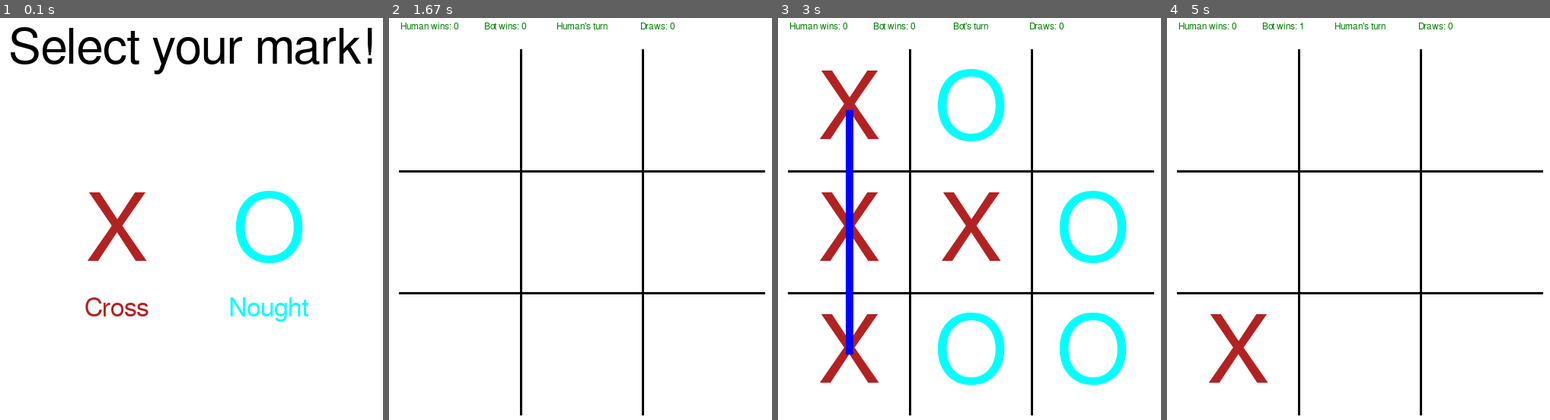
Above: before the commit, frames 1-4 (left to right).
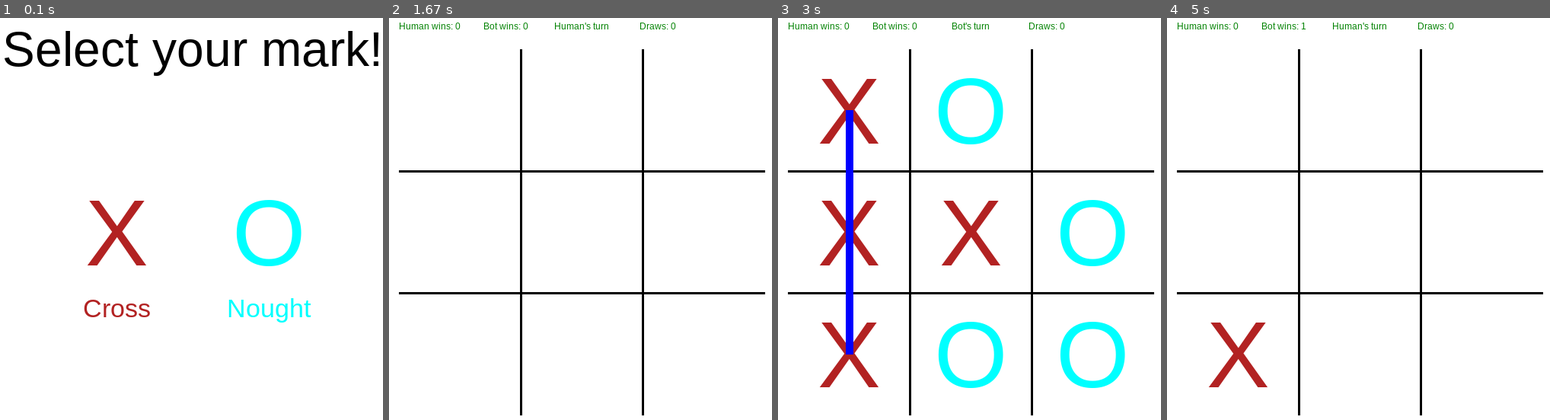
Above: after the commit, the same moments.

Repository: ao9000/tic-tac-toe-ai
Game: pygame game, started from run_game.py
Two runs of this game, one before a commit and one after it. Both use one fixed random seed, a clock stepped at 60 frames per second and the inputs below.
Inputs (mouse positions are in pixels of both pictures, inside the frame that each line leads up to):
- Up to frame 1 (0.1 s): no input
- Up to frame 2 (1.67 s): click (634, 271) at 1.38 s
- Up to frame 3 (3 s): click (980, 78) at 1.72 s; click (950, 351) at 2.05 s; click (1141, 403) at 2.38 s; click (1061, 198) at 2.72 s
- Up to frame 4 (5 s): no input

The runs differ from the first frame. In frame 1, 6.7% of the frame differs, in the area x 1-99%, y 2-76%; in frame 2, 0.5%; in frame 3, 7.7%, in the area x 2-92%, y 1-93%; in frame 4, 1.3%.

Commit message:
Changed font to arial

Diff:
--- a/game_interface/templates.py
+++ b/game_interface/templates.py
@@ -11,12 +11,12 @@
     width, height = screen.get_width(), screen.get_height()
 
     # Render text prompt
-    title = Textbox("Select your mark!", "black", "freesans", 64, (width * 1 / 2), (height * 1 / 10))
+    title = Textbox("Select your mark!", "black", "arial", 64, (width * 1 / 2), (height * 1 / 10))
 
     # Render choices
     # X choice
-    x_sign = Textbox("X", "firebrick", "freesans", 124, (width * 1 / 3), (height * 1 / 2))
-    x_label = Textbox("Cross", "firebrick", "freesans", 34, (width * 1 / 3), (height * 2 / 3))
+    x_sign = Textbox("X", "firebrick", "arial", 124, (width * 1 / 3), (height * 1 / 2))
+    x_label = Textbox("Cross", "firebrick", "arial", 34, (width * 1 / 3), (height * 2 / 3))
 
     # Check mouse position, light up choices for interactivity
     if x_sign.is_mouse_hover(mouse_position) or x_label.is_mouse_hover(mouse_position):
@@ -25,8 +25,8 @@
         x_label.text_color = "red"
 
     # O choice
-    o_sign = Textbox("O", "aqua", "freesans", 124, (width * 2 / 3), (height * 1 / 2))
-    o_label = Textbox("Nought", "aqua", "freesans", 34, (width * 2 / 3), (height * 2 / 3))
+    o_sign = Textbox("O", "aqua", "arial", 124, (width * 2 / 3), (height * 1 / 2))
+    o_label = Textbox("Nought", "aqua", "arial", 34, (width * 2 / 3), (height * 2 / 3))
 
     # Check mouse position, light up choices for interactivity
     if o_sign.is_mouse_hover(mouse_position) or o_label.is_mouse_hover(mouse_position):
@@ -66,16 +66,16 @@
     width, height = screen.get_width(), screen.get_height()
 
     # Text to show number of human wins
-    human_win_count = Textbox("Human wins: {}".format(records['human_win']), "green", "freesans", 12, (width * 1 / 6), (height * 1 / 20))
+    human_win_count = Textbox("Human wins: {}".format(records['human_win']), "green", "arial", 12, (width * 1 / 6), (height * 1 / 20))
 
     # Text to show number of bot wins
-    bot_win_count = Textbox("Bot wins: {}".format(records['bot_win']), "green", "freesans", 12, (width * 2 / 6), (height * 1 / 20))
+    bot_win_count = Textbox("Bot wins: {}".format(records['bot_win']), "green", "arial", 12, (width * 2 / 6), (height * 1 / 20))
 
     # Text to show number of draws
-    draw_count = Textbox("Draws: {}".format(records['draw']), "green", "freesans", 12, (width * 4 / 6), (height * 1 / 20))
+    draw_count = Textbox("Draws: {}".format(records['draw']), "green", "arial", 12, (width * 4 / 6), (height * 1 / 20))
 
     # Text to show whose turn it is
-    turn_name = Textbox("{}'s turn".format("Bot" if player.bot else "Human"), "green", "freesans", 12, (width * 3 / 6), (height * 1 / 20))
+    turn_name = Textbox("{}'s turn".format("Bot" if player.bot else "Human"), "green", "arial", 12, (width * 3 / 6), (height * 1 / 20))
 
     interface_items_dict = {
         'human_win_count': human_win_count,
@@ -139,11 +139,11 @@
             width, height = box_rect_instance.width_height
             if box == BOT_STATE:
                 # Bot state or human state
-                current_moves.append(Textbox(bot_mark, "aqua" if bot_mark == "O" else "firebrick", "freesans", 124,
+                current_moves.append(Textbox(bot_mark, "aqua" if bot_mark == "O" else "firebrick", "arial", 124,
                                              (x_pos + (width * 1 / 2)), (y_pos + (height * 1 / 2))))
             elif box == HUMAN_STATE:
                 # Human state
-                current_moves.append(Textbox(human_mark, "aqua" if human_mark == "O" else "firebrick", "freesans", 124,
+                current_moves.append(Textbox(human_mark, "aqua" if human_mark == "O" else "firebrick", "arial", 124,
                                              (x_pos + (width * 1 / 2)), (y_pos + (height * 1 / 2))))
             else:
                 # Blank state
